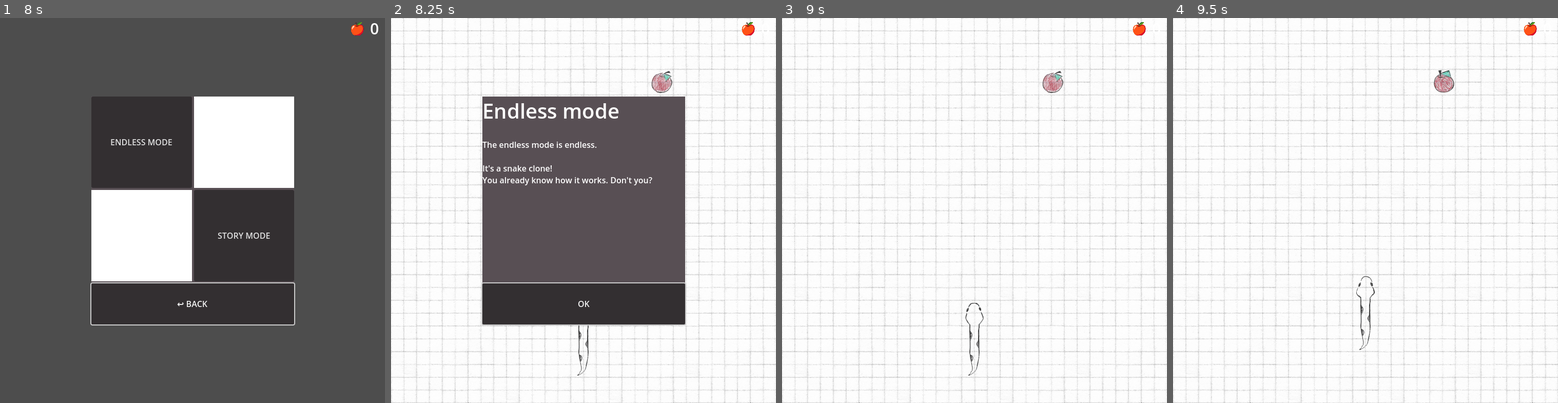
Above: before the commit, frames 1-4 (left to right).
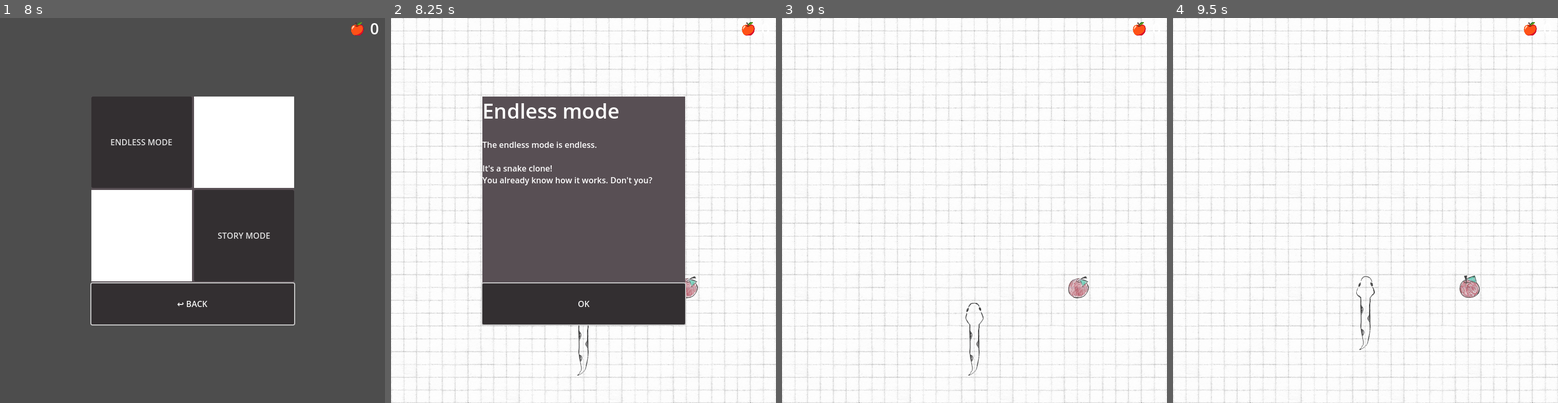
Above: after the commit, the same moments.

Repository: patribu7/It_is_a_snake_clone
Game: Godot game, scene res://scene/main/main.tscn
Same seed, same stepped clock (60 frames per second), same inputs: the game is played once before the commit and once after it.
Inputs:
- Up to frame 1 (8 s): tap Enter at 0.5 s; hold Right (move_right) 0.53-1.28 s; tap Space (Space) at 0.6, 1.35, 2.1, 2.85, 3.6, 4.35, 5.1, 5.75, 5.85 s; hold Escape (back) 1.28-2.03 s; hold Right (move_right) 2.03-2.78 s; hold Up (move_up) 2.78-3.53 s; hold Left (move_left) 3.53-5.03 s; hold Escape (back) 5.03-5.78 s; hold Right (move_right) 5.78-6.5 s; click "NEW GAME" at 6.5 s; click "NEW GAME" at 7.25 s
- Up to frame 2 (8.25 s): click "ENDLESS MODE" at 8 s
- Up to frame 3 (9 s): click "OK" at 8.75 s
- Up to frame 4 (9.5 s): no input

Frame 1 is identical in both runs. In frame 2, 0.4% of the frame differs, in the area x 67-80%, y 13-73%; in frame 3, 0.5%; in frame 4, 0.5%.

Commit message:
Random spawn only in valid position
add: get_valid_rand_coords(), get_occupied_cells(...), is_free_cell(...)

Diff:
--- a/scene/apple/apple.gd
+++ b/scene/apple/apple.gd
@@ -8,9 +8,9 @@
 
 
 func handler_after_eating():
-	take_position(Global.get_rand_coords())
+	take_position(Global.get_valid_rand_coords())
 
 
 func _on_area_entered(area):
 	if area.type_obj != "player":
-		take_position(Global.get_rand_coords())
+		take_position(Global.get_valid_rand_coords())
--- a/scene/cell_block/block.gd
+++ b/scene/cell_block/block.gd
@@ -1,7 +1,7 @@
 extends Area2D
 
 @export var size = Vector2(50, 50)
-@export_enum("eat", "be_defeat", "win", "lose_tail") var snake_can: String
+@export_enum("eat", "be_defeat", "win", "lose_tail") var snake_can: String #issue "lose tail" è ancora valido?
 @export var score_handler = 0
 
 @export_enum("apple", "spider") var type_obj = ""
@@ -11,4 +11,4 @@
 
 
 func take_position(pos):
-		global_position = pos
+	global_position = pos
--- a/scene/cell_block/block.tscn
+++ b/scene/cell_block/block.tscn
@@ -5,7 +5,7 @@
 [sub_resource type="RectangleShape2D" id="RectangleShape2D_ueil6"]
 size = Vector2(42, 42)
 
-[node name="Block" type="Area2D"]
+[node name="Block" type="Area2D" groups=["solid_obj"]]
 script = ExtResource("1_p5j3y")
 
 [node name="Sprite" type="AnimatedSprite2D" parent="."]
--- a/scene/global/Global.gd
+++ b/scene/global/Global.gd
@@ -7,7 +7,7 @@
 	#convert a position into GameGrid to coords in px
 	assert(pos_grid >= Vector2.ONE, "can't assign a position < (1, 1)")
 
-	var pos = Vector2.ZERO
+	var pos = Vector2.ZERO # as void
 
 	pos.x = pos_grid.x * tile_size.x - tile_size.x
 	pos.y = pos_grid.y * tile_size.y - tile_size.y
@@ -15,12 +15,39 @@
 	return pos
 
 
-func get_rand_coords():
+func get_valid_rand_coords():
+
 	var rand_x = randi_range(1, grid_size.x)
 	var rand_y = randi_range(1, grid_size.y)
 	var coords = convert_grid_coords_in_px(Vector2i(rand_x, rand_y))
 
+	var list_pos_occupied = get_occupied_cells(get_parent()) #issue get_parent() di comodo. Funziona solo se non è un sottonodo
+
+	while not is_free_cell(coords, list_pos_occupied):
+		rand_x = randi_range(1, grid_size.x)
+		rand_y = randi_range(1, grid_size.y)
+		coords = convert_grid_coords_in_px(Vector2i(rand_x, rand_y))
+
 	return coords
+
+
+func get_occupied_cells(node):
+	var pos_occupied = []
+	for obj in node.get_tree().get_nodes_in_group("solid_obj"):
+		pos_occupied.append(obj.position)
+
+	return pos_occupied
+
+
+func is_free_cell(pos, list_pos_cells):
+	var position_is_free = true
+
+	for pos_occupied in list_pos_cells: #issue get_parent funziona solo partendo dal presupposto che sia direttamente nella mappa e non in un sottonodo
+		if pos_occupied == pos:
+			position_is_free = false
+			print("position not valid: ", pos, " changing position")
+
+	return position_is_free
 
 
 func wait(sec:float):
--- a/scene/maps/script/game_map.gd
+++ b/scene/maps/script/game_map.gd
@@ -12,8 +12,10 @@
 	#apple score reset
 	GameData.apple_score = 0
 
-	spawn(_apple, Global.get_rand_coords())
+	#spawn apple:
+	spawn(_apple, Global.get_valid_rand_coords())
 
+	#connect Snake
 	if has_node("Snake"):
 		var snake = get_node("Snake")
 		snake.get_node("Player").snake_eat.connect(_on_snake_eat)
--- a/scene/maps/script/map6.gd
+++ b/scene/maps/script/map6.gd
@@ -4,7 +4,7 @@
 	#apple score reset
 	GameData.apple_score = 0
 
-	spawn(_apple, Global.get_rand_coords())
+	spawn(_apple, Global.get_valid_rand_coords())
 
 	if has_node("Snake"):
 		var snake = get_node("Snake")
